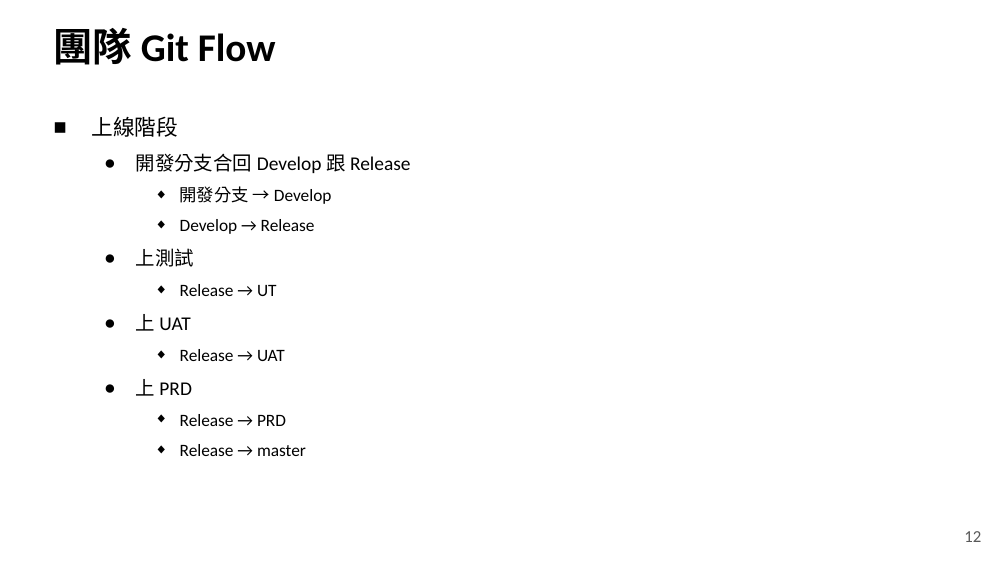
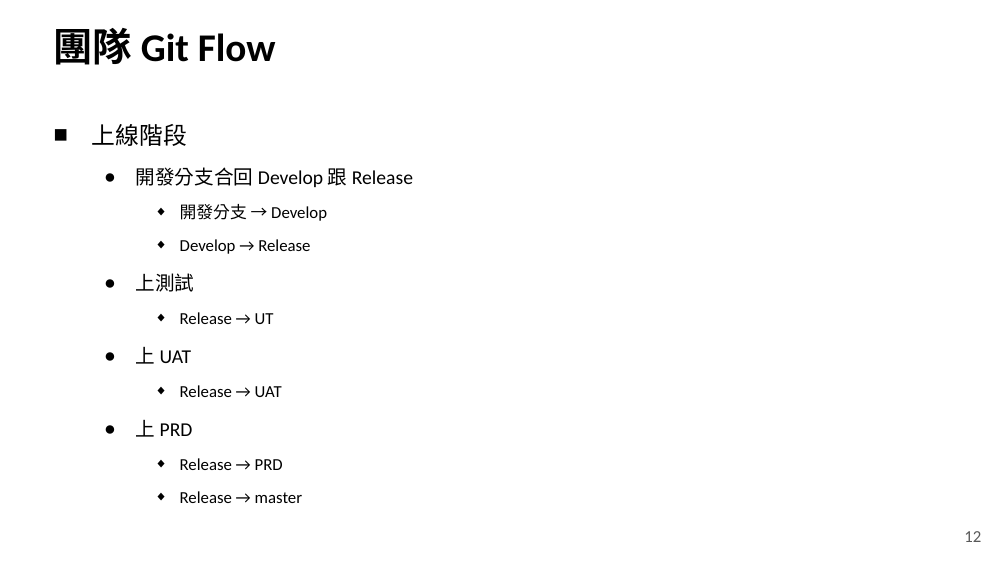
Before and after one commit to YuHaoLiaoTony/MyImage, a slide deck: slide 12 of Tony新人報告.pptx. Drawn at 1008x567 pixels with LibreOffice and Linux fonts; fonts in the diff are those of the drawing; background and template pictures are left out. Boxes give left, top, right and bottom in pixels: in the first picture for what was removed or moved away, otherwise in the second. Text is boxed around its words. In the diff, an @@ line names an element or a change of style, - is before the commit and + after.

```diff
--- a/Tony新人報告.pptx
+++ b/Tony新人報告.pptx
@@ text "上線階段" at <box>92,124,413,503</box>: size 15.5 to 17 pt in "上線階段"; size 13.9 to 14 pt in "開發分支合回 Develop 跟 Release", "上測試", "上 UAT", "上 PRD"; size 12.4 to 12 pt in "開發分支 → Develop", "Develop → Release", "Release → UT", "Release → UAT" and 2 more places; line spacing 1.3 to 1.5 @@
```
Also in this commit, not shown: 11 other slides changed, 16 slides removed, 8 other files.
